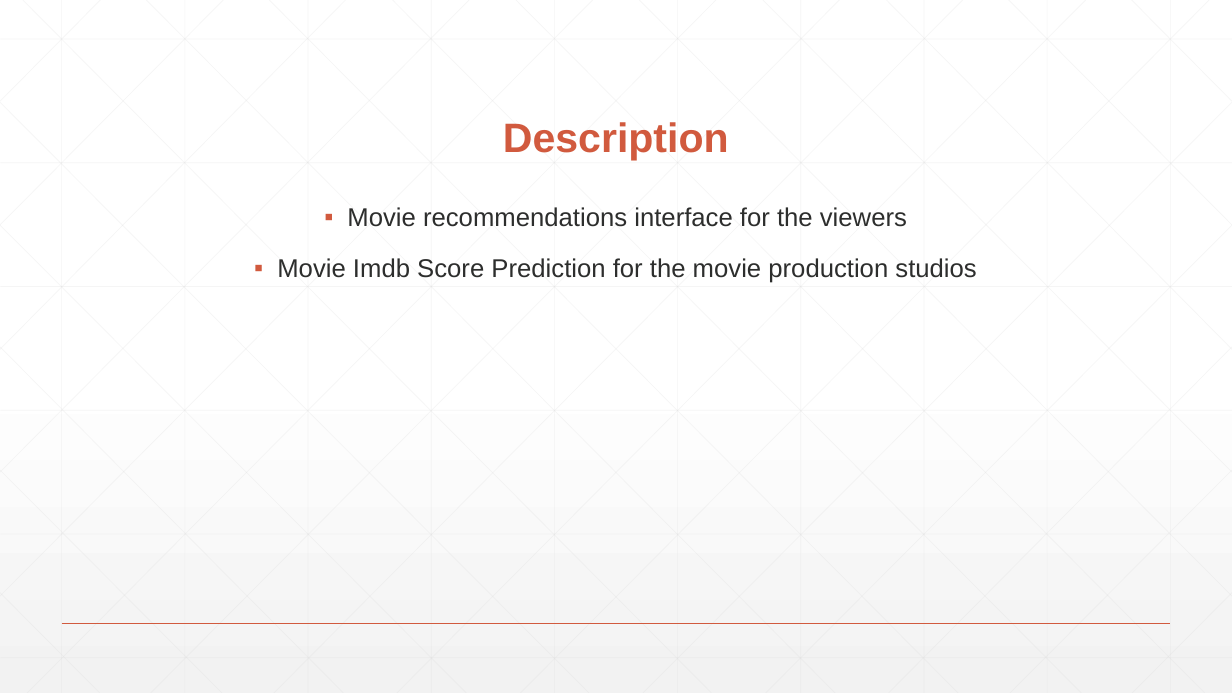
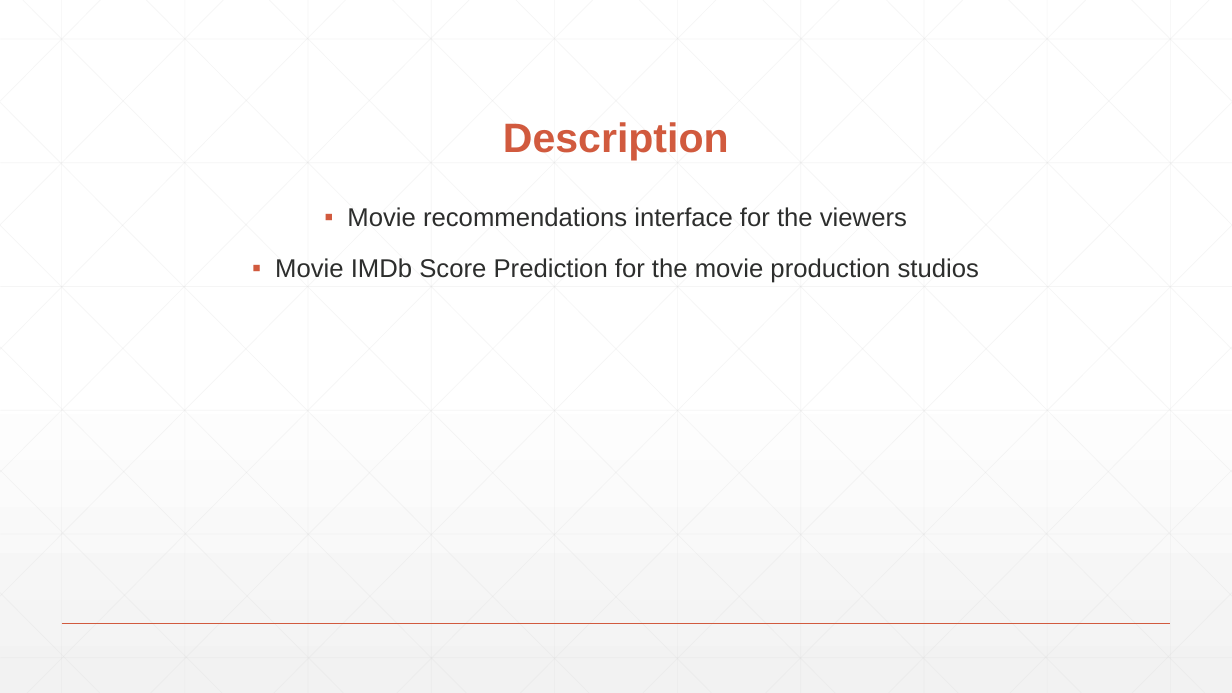
Before and after one commit to mipach/imdb, a slide deck: slide 5 of presentation/RIPLE.pptx. Drawn at 1232x693 pixels with LibreOffice and Linux fonts; fonts in the diff are those of the drawing. Boxes give left, top, right and bottom in pixels: in the first picture for what was removed or moved away, otherwise in the second. Text is boxed around its words. In the diff, an @@ line names an element or a change of style, - is before the commit and + after.

```diff
--- a/presentation/RIPLE.pptx
+++ b/presentation/RIPLE.pptx
@@ text at (275,258,979,283): text changed @@
-▪ Movie Imdb Score Prediction for the movie production studios
+▪ Movie IMDb Score Prediction for the movie production studios
```
Also in this commit, not shown: 10 other slides changed, 1 slide removed.
